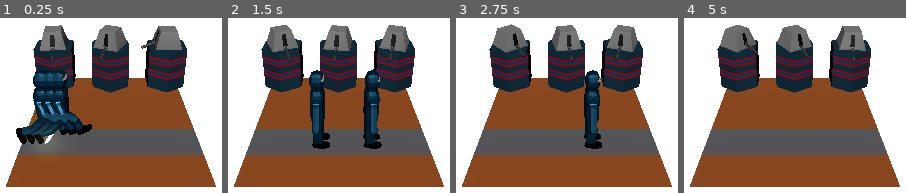
Above: before the commit, frames 1-4 (left to right).
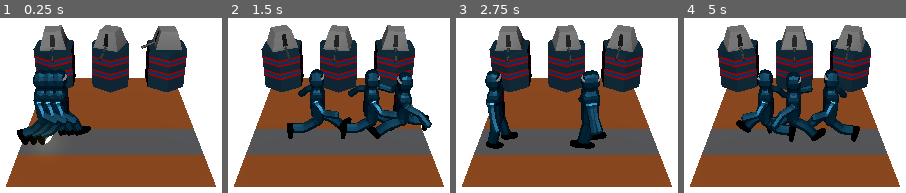
Above: after the commit, the same moments.

Repository: StefanHolst/LD57
Game: Godot game, scene res://Game.tscn
Two runs of this game, one before a commit and one after it. Both use one fixed random seed, a clock stepped at 60 frames per second and the inputs below.
Inputs:
- Up to frame 1 (0.25 s): no input
- Up to frame 2 (1.5 s): no input
- Up to frame 3 (2.75 s): no input
- Up to frame 4 (5 s): no input

The runs differ from the first frame. In frame 1, 1.1% of the frame differs, in the area x 7-42%, y 31-73%; in frame 2, 10%; in frame 3, 6.5%; in frame 4, 13%, in the area x 16-82%, y 4-71%.

Commit message:
Repeating soldier animation

Diff:
--- a/Units/Soldier.gd
+++ b/Units/Soldier.gd
@@ -6,7 +6,21 @@
 
 func _ready():
 	var player = scene.find_child("AnimationPlayer") as AnimationPlayer
-	player.play_section_with_markers("enemy_animations", "WalkStart", "WalkEnd")
+	var animation = player.get_animation("enemy_animations")
+	var start = animation.get_marker_time("WalkStart")
+	var end = animation.get_marker_time("WalkEnd")
+	var duration = end - start;
+
+	while true:
+		player.play("enemy_animations")
+		player.seek(start, true)
+		await get_tree().create_timer(duration).timeout
+
+		player.play_backwards("enemy_animations")
+		player.seek(end, true)
+		await get_tree().create_timer(duration).timeout
+	player.stop()
+	#player.play_section_with_markers("enemy_animations", "WalkStart", "WalkEnd")
 
 func _init(_map: Map) -> void:
 	super(_map)
--- a/Units/Unit.gd
+++ b/Units/Unit.gd
@@ -31,8 +31,8 @@
 		current_route_index += 1 # Move to next route
 		if (current_route_index >= route.size()):
 			# Unit has reached the end of the route
-			#current_route_index = 0 # Reset the route index
-			map.remove_unit(self)
+			current_route_index = 0 # Reset the route index
+#			map.remove_unit(self)
 
 func projectile_entered(projectile) -> void:
 	if projectile.is_in_group("projectile"): # Check if the object is in the enemy group
